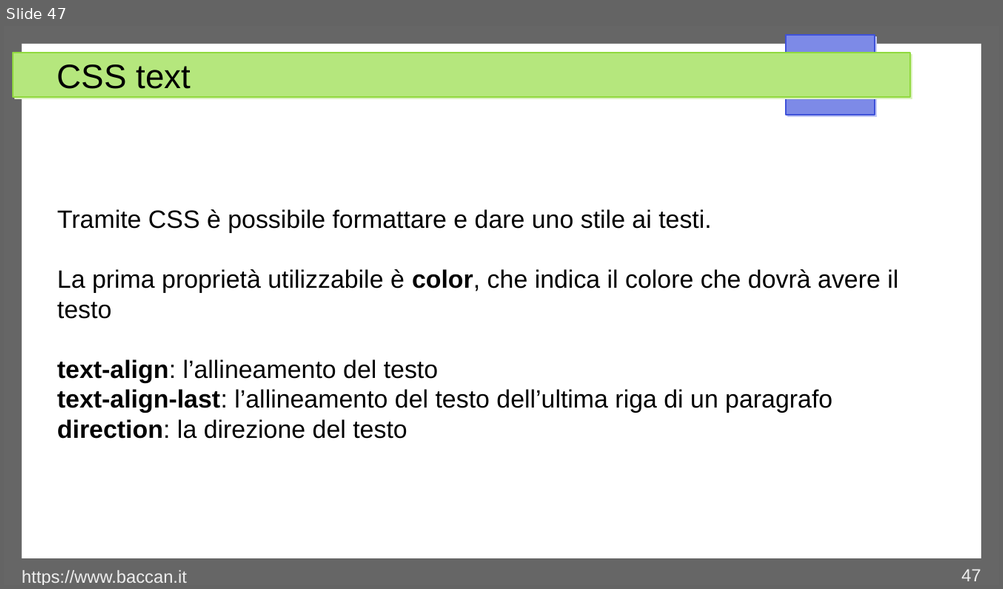
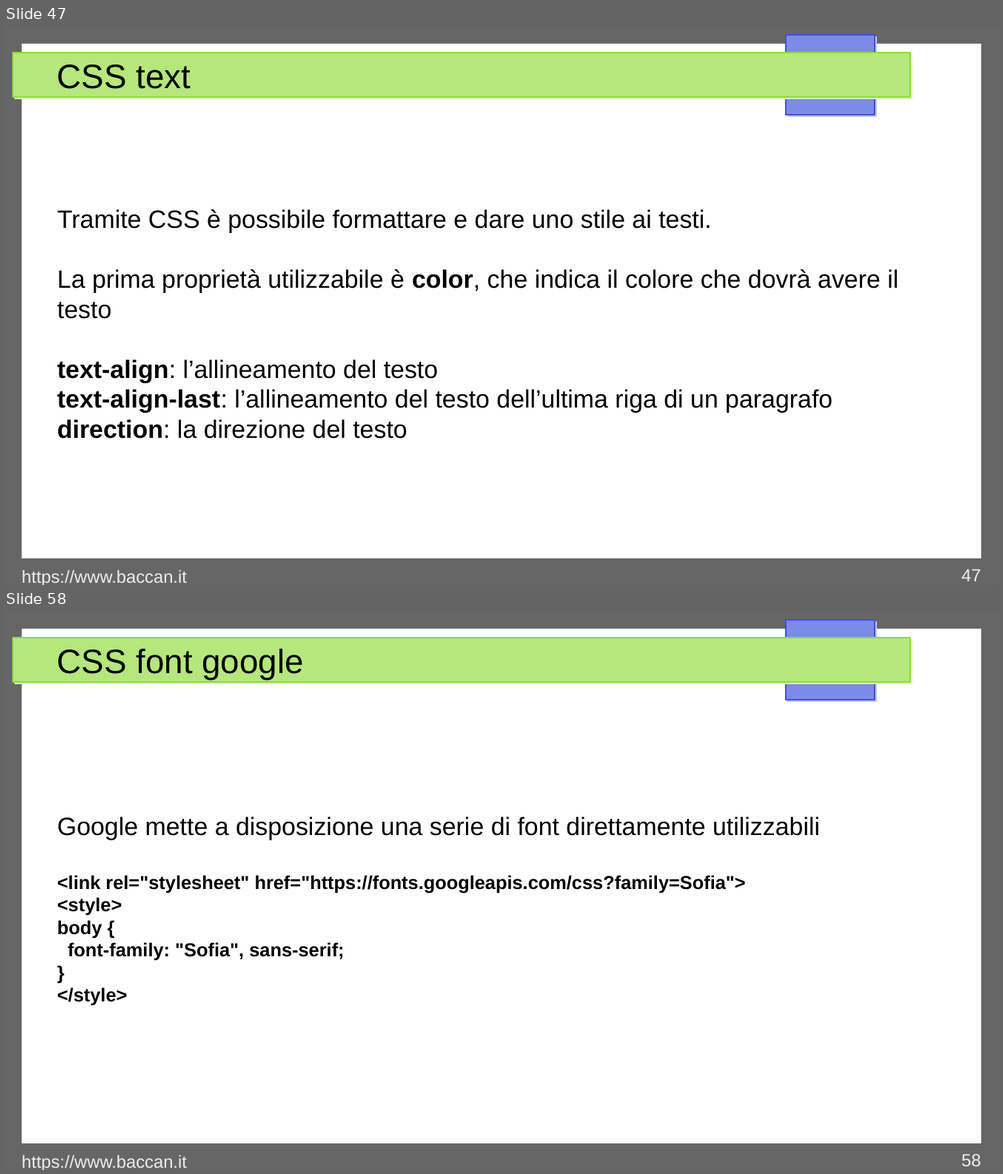
Before and after one commit to matteobaccan/CorsoCSS, a slide deck: Chapter_css.odp. Shown one above the other, each under a label of ours: slide 47 before the commit, slides 47 and 58 after it; the slides between them are not shown. The pictures are 1003x589 and 1003x1174 pixels, drawn with LibreOffice and Linux fonts; fonts in the diff are those of the drawing. Boxes give left, top, right and bottom in pixels: in the first picture for what was removed or moved away, otherwise in the second. Text is boxed around its words. In the diff, an @@ line names an element or a change of style, - is before the commit and + after.

Commit message:
Aggiornamento font

```diff
--- a/Chapter_css.odp
+++ b/Chapter_css.odp
@@ slide 58 added at <box>4,611,999,1170</box>, background #FFFFFF; not listed: 4 template elements that a slide beside it also shows @@
@@ title added at <box>57,649,303,680</box>, 27 pt, text #000000 @@
+CSS font google
@@ text added at <box>57,817,819,1006</box>, 15 pt, text #000000, bold @@
+Google mette a disposizione una serie di font direttamente utilizzabili
+<link rel="stylesheet" href="https://fonts.googleapis.com/css?family=Sofia">
+<style>
+body {
+font-family: "Sofia", sans-serif;
+}
+</style>
@@ text added at <box>22,1156,187,1170</box>, 14 pt, text #EEEEEE @@
+https://www.baccan.it
@@ page number added at <box>961,1154,980,1167</box>, 14 pt, text #EEEEEE @@
+58
```
Also in this commit, not shown: 1 slide changed, 9 other slides added, 6 other files.
